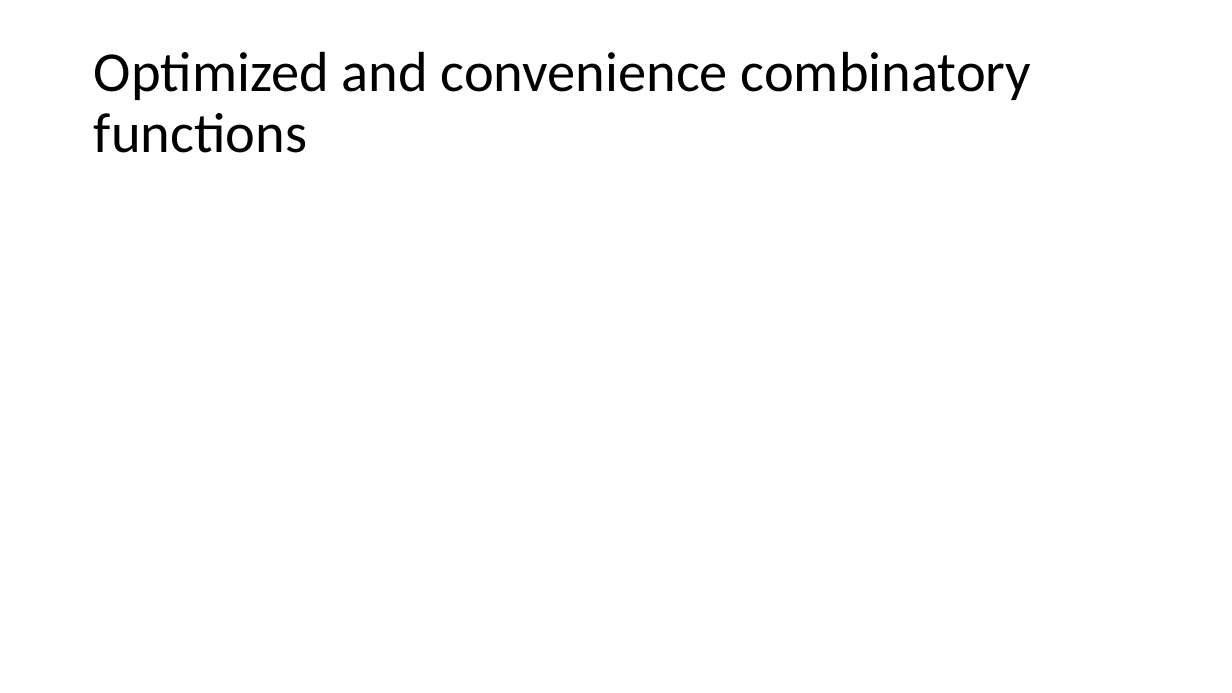
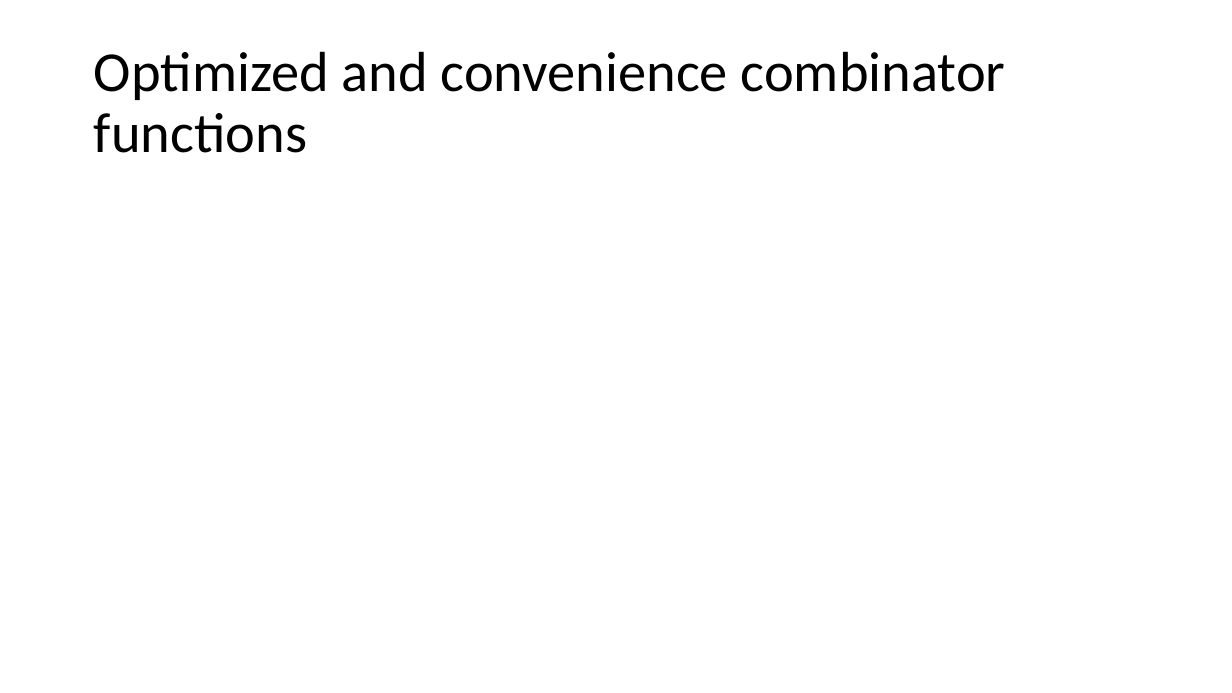
Before and after one commit to atiboros/PracticalFParsec, a slide deck: slide 24 of Slides/Practical FParsec V2.pptx (slide 19 before the commit). Drawn at 1232x693 pixels with LibreOffice and Linux fonts; fonts in the diff are those of the drawing. Boxes give left, top, right and bottom in pixels: in the first picture for what was removed or moved away, otherwise in the second. Text is boxed around its words. In the diff, an @@ line names an element or a change of style, - is before the commit and + after.

```diff
--- a/Slides/Practical FParsec V2.pptx
+++ b/Slides/Practical FParsec V2.pptx
@@ title at (94, 51, 1006, 153): text changed @@
-Optimized and convenience combinatory functions
+Optimized and convenience combinator functions
```
Also in this commit, not shown: 1 other slide changed, 5 slides added, 2 other files.
